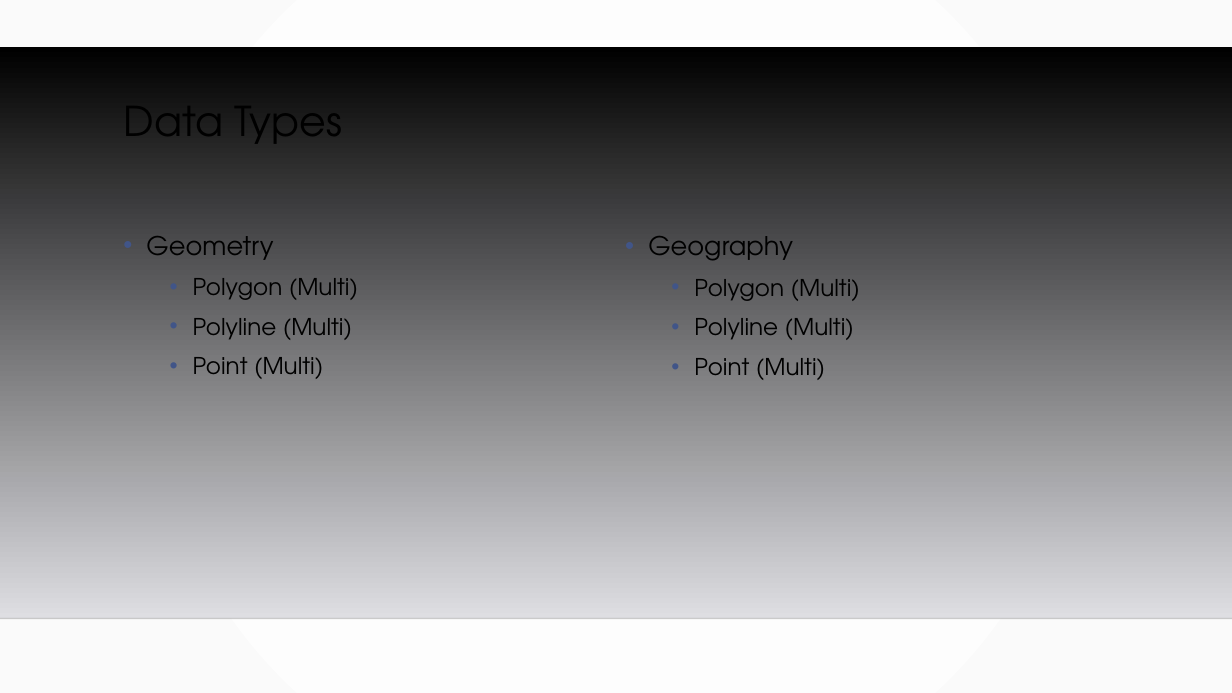
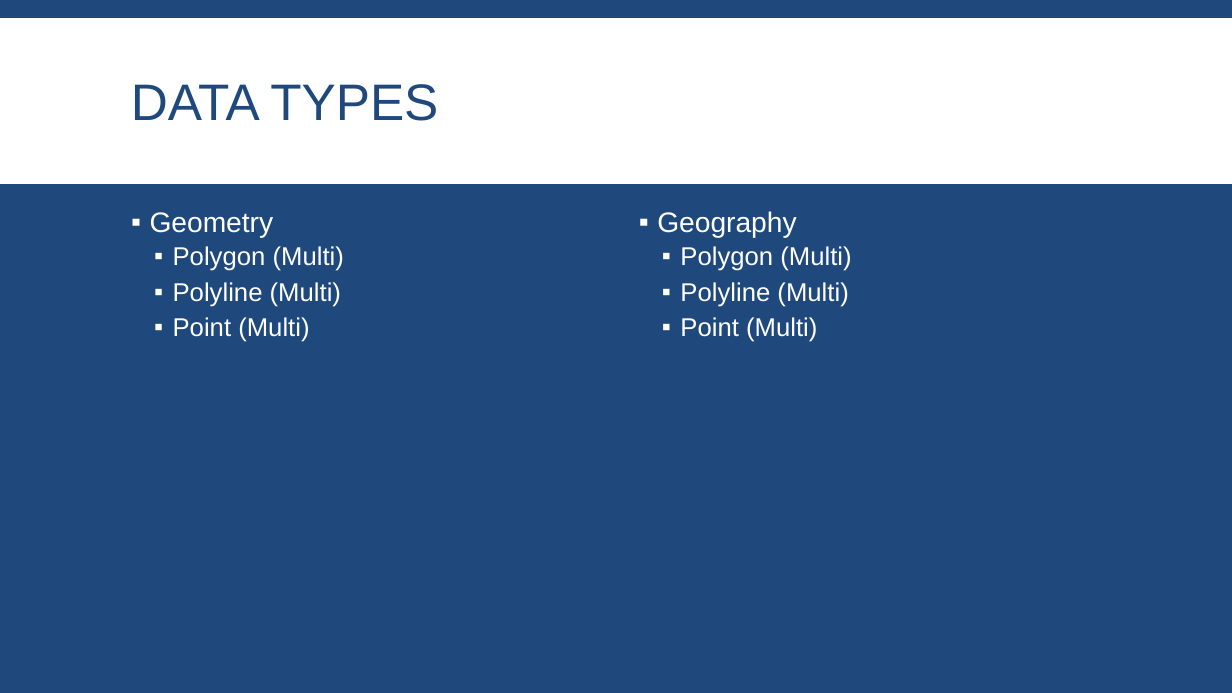
Before and after one commit to MGIS-UMN/GIS5577_week5, a slide deck: slide 6 of Spatial_Databases.odp. Drawn at 1232x693 pixels with LibreOffice and Linux fonts; fonts in the diff are those of the drawing; background and template pictures are left out. Boxes give left, top, right and bottom in pixels: in the first picture for what was removed or moved away, otherwise in the second. Text is boxed around its words. In the diff, an @@ line names an element or a change of style, - is before the commit and + after.

```diff
--- a/Spatial_Databases.odp
+++ b/Spatial_Databases.odp
@@ background gradient #FFFFFF to #FAFAFA to #1F497D @@
@@ freeform shape added at [0, 18, 1232, 184], fill #FFFFFF @@
@@ title "DATA TYPES" at [131, 84, 438, 121]: vertical alignment top to middle @@
@@ freeform shape removed at [0, 47, 1232, 618] @@
@@ title at [131, 84, 438, 121]: text changed; size 32 to 40 pt; font TeX Gyre Adventor to Arial; text colour #000000 to #1F497D @@
-Data Types
+DATA TYPES
@@ text "Geometry": place and size @@
-text "Geometry" at [146, 236, 358, 379]
+text "Geometry" at [150, 212, 344, 342]
@@ text "Geometry" at [150, 212, 344, 342]: size 20 to 22 pt in "Geometry"; font TeX Gyre Adventor to Arial, text colour #000000 to #FFFFFF; size 18 to 20 pt in "Polygon (Multi)", "Polyline (Multi)", "Point (Multi)"; bullet • to ▪; line spacing 1.2 to 0.9; more space between paragraphs; bullet colour #415588 to #FFFFFF @@
@@ text "Geography": place and size @@
-text "Geography" at [648, 236, 860, 380]
+text "Geography" at [657, 211, 851, 342]
@@ text "Geography" at [657, 211, 851, 342]: size 20 to 22 pt in "Geography"; font TeX Gyre Adventor to Arial, text colour #000000 to #FFFFFF; size 18 to 20 pt in "Polygon (Multi)", "Polyline (Multi)", "Point (Multi)"; bullet • to ▪; line spacing 1.2 to 0.9; more space between paragraphs; bullet colour #415588 to #FFFFFF @@
@@ line removed from (0, 618) to (1232, 618) @@
```
Also in this commit, not shown: 39 other slides changed, 2 other files.
